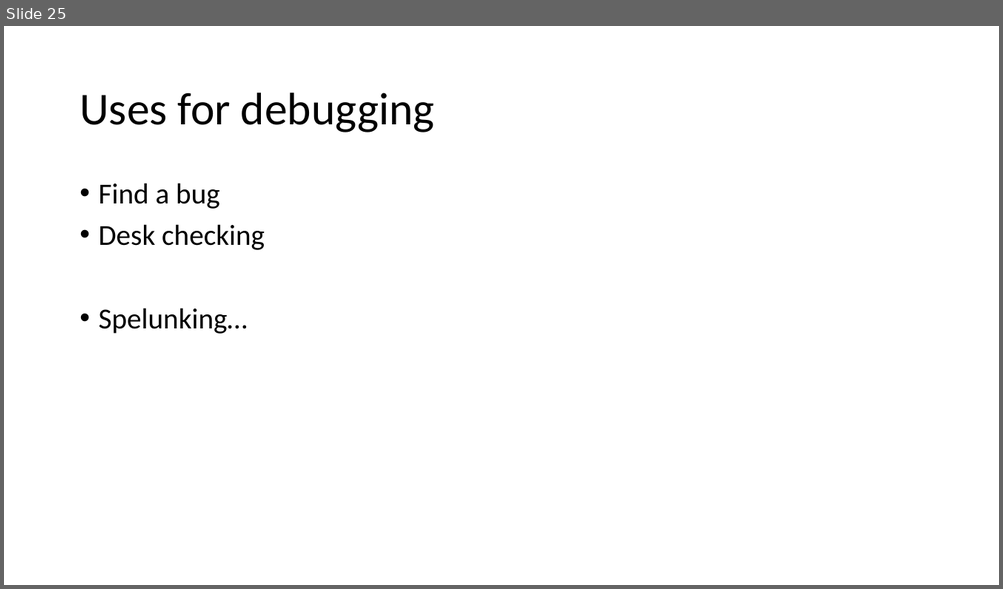
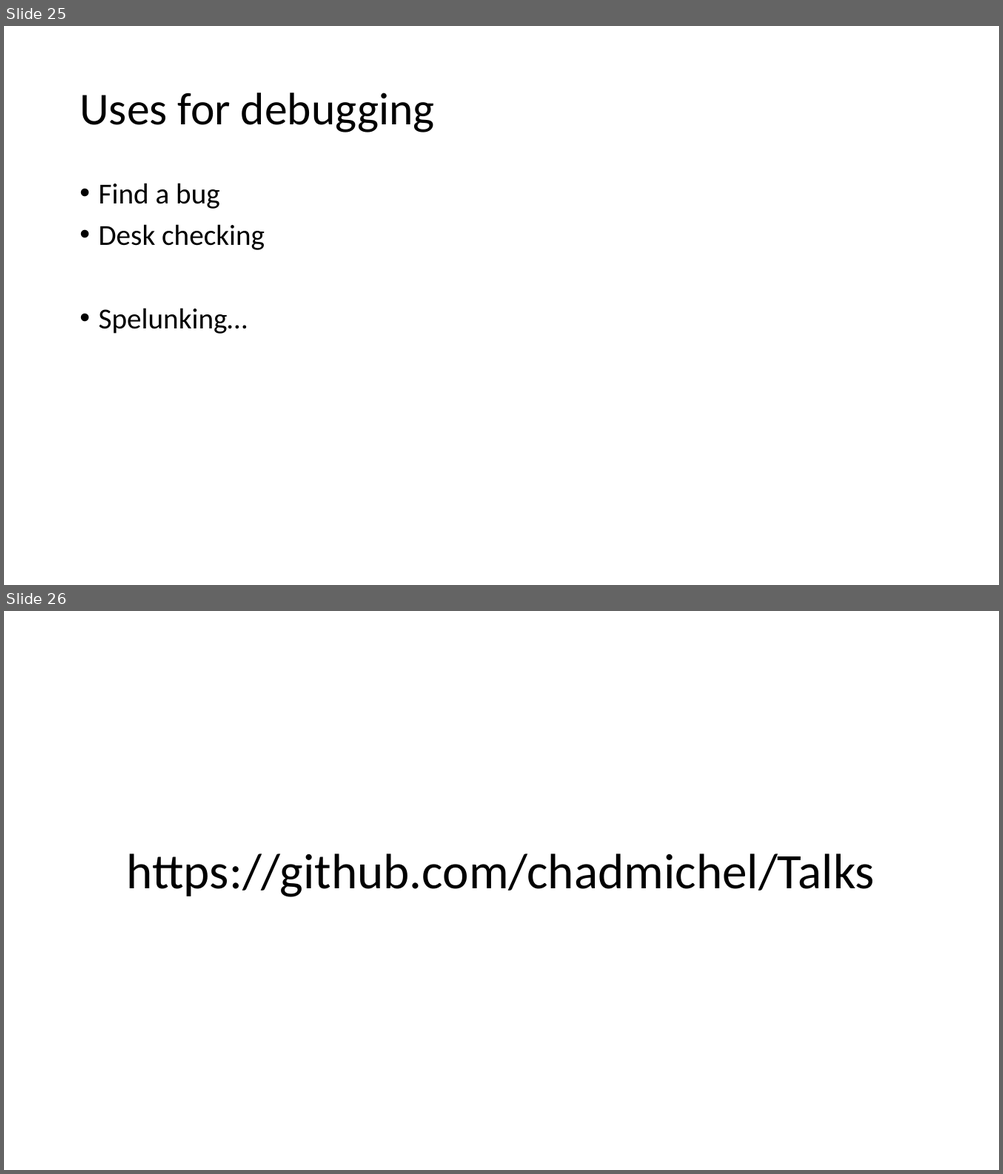
Before and after one commit to chadmichel/Talks, a slide deck: Debugging_2016_10_11/Debugging.pptx. Shown one above the other, each under a label of ours: slide 25 before the commit, slides 25 and 26 after it. The pictures are 1003x589 and 1003x1174 pixels, drawn with LibreOffice and Linux fonts; fonts in the diff are those of the drawing. Boxes give left, top, right and bottom in pixels: in the first picture for what was removed or moved away, otherwise in the second. Text is boxed around its words. In the diff, an @@ line names an element or a change of style, - is before the commit and + after.

```diff
--- a/Debugging_2016_10_11/Debugging.pptx
+++ b/Debugging_2016_10_11/Debugging.pptx
@@ slide 26 added at (4, 611, 999, 1170), background #FFFFFF @@
@@ text added at (127, 854, 875, 897), 48 pt, text #000000 @@
+https://github.com/chadmichel/Talks
```
Also in this commit, not shown: 2 slides changed, 15 other files.
